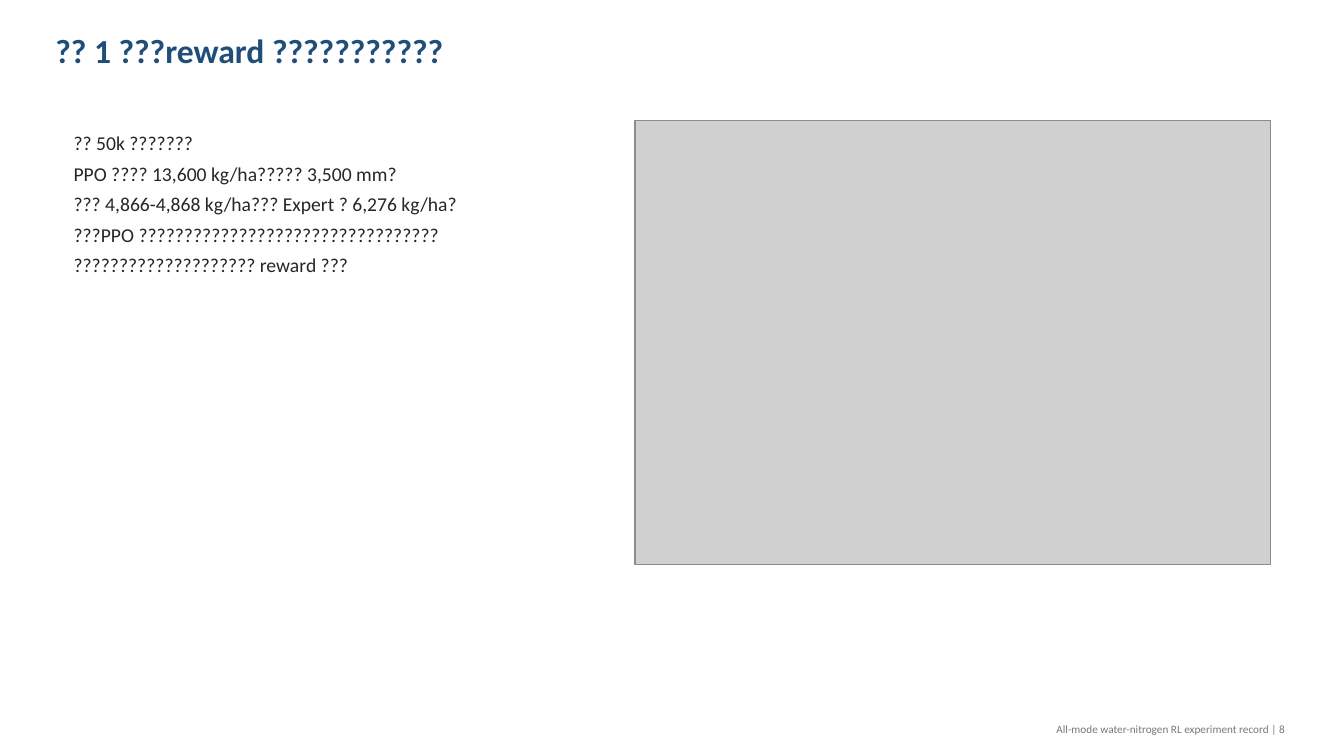
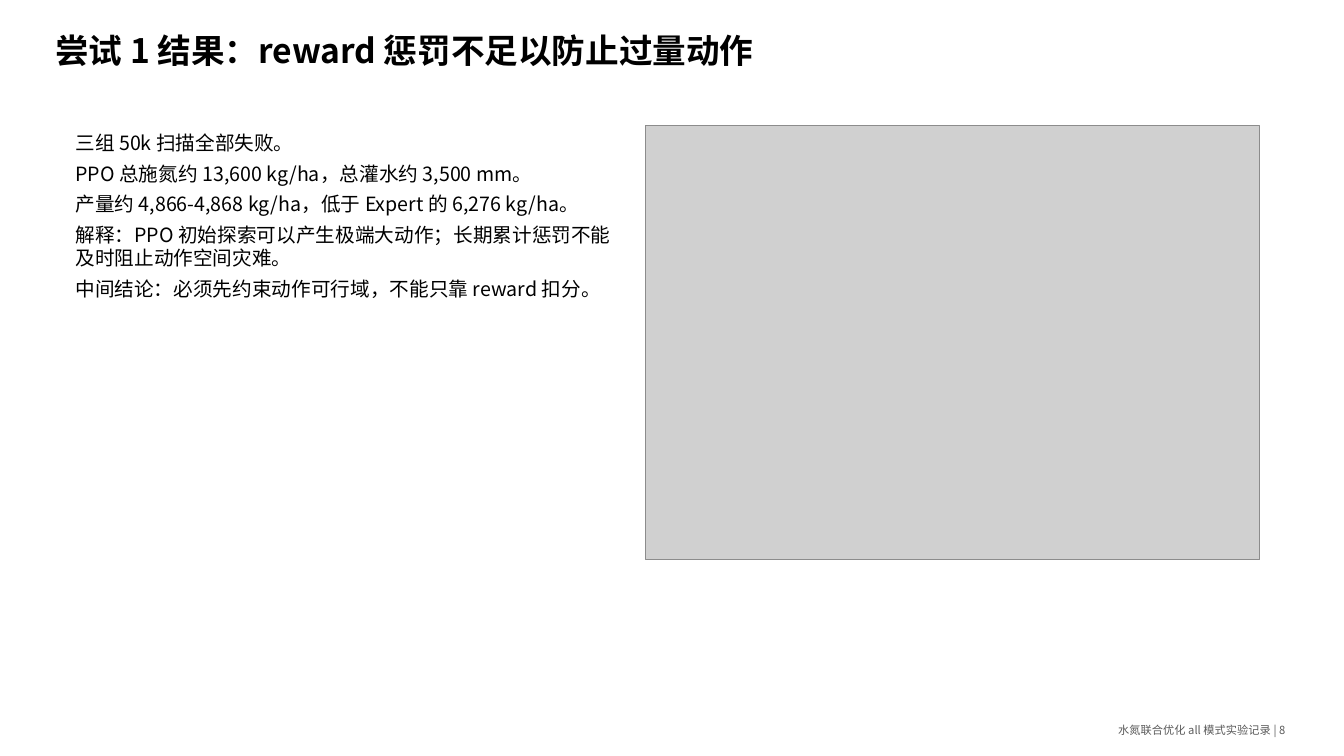
Before and after one commit to Rachel0305/gym-dssat-pdi, a slide deck: slide 8 of figures_hl/all_mode_water_nitrogen_attempts_report.pptx. Drawn at 1344x756 pixels with LibreOffice and Linux fonts; fonts in the diff are those of the drawing; grey boxes stand for pictures. Boxes give left, top, right and bottom in pixels: in the first picture for what was removed or moved away, otherwise in the second. Text is boxed around its words. In the diff, an @@ line names an element or a change of style, - is before the commit and + after.

Commit message:
Fix all-mode report deck Chinese formatting

```diff
--- a/figures_hl/all_mode_water_nitrogen_attempts_report.pptx
+++ b/figures_hl/all_mode_water_nitrogen_attempts_report.pptx
@@ text at (55,34,754,66): text changed; font Calibri to Noto Sans CJK SC; text colour #1F4E79 to #000000 @@
-?? 1 ???reward ???????????
+尝试 1 结果：reward 惩罚不足以防止过量动作
@@ text at (75,133,610,298): text changed; font Calibri to Noto Sans CJK SC; text colour #262626 to #000000 @@
-?? 50k ???????
-PPO ???? 13,600 kg/ha????? 3,500 mm?
-??? 4,866-4,868 kg/ha??? Expert ? 6,276 kg/ha?
-???PPO ?????????????????????????????????
-???????????????????? reward ???
+三组 50k 扫描全部失败。
+PPO 总施氮约 13,600 kg/ha，总灌水约 3,500 mm。
+产量约 4,866-4,868 kg/ha，低于 Expert 的 6,276 kg/ha。
+解释：PPO 初始探索可以产生极端大动作；长期累计惩罚不能及时阻止动作空间灾难。
+中间结论：必须先约束动作可行域，不能只靠 reward 扣分。
@@ picture: place and size @@
-picture at (635,121,1270,565)
+picture at (645,126,1260,560)
@@ text at (1118,724,1285,735): text changed; font Calibri to Noto Sans CJK SC; text colour #787878 to #5A5A5A @@
-All-mode water-nitrogen RL experiment record | 8
+水氮联合优化 all 模式实验记录 | 8
```
Also in this commit, not shown: 16 other slides changed, 3 slides added, 3 slides removed, 5 other files.
